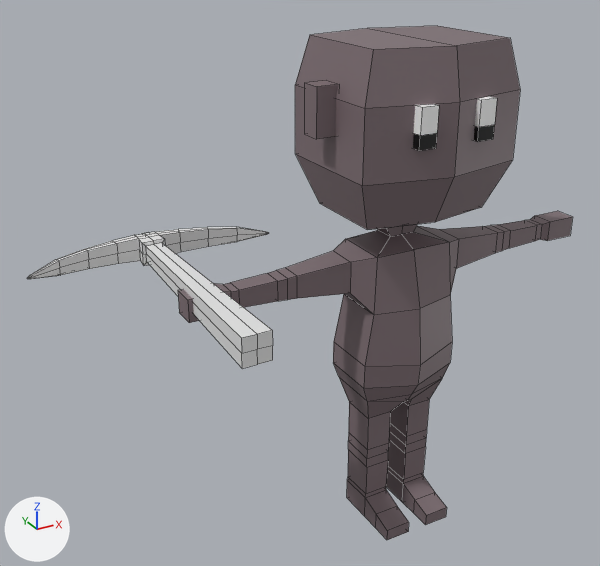
The FBX model Assets/MuratChanges/Base Char.fbx as it was, and as the next commit left it.
Rendered twice from a camera (50 mm lens) standing at (-2.543, 2.067, 1.83) and looking at (-1.267, 4.387, 0.67). Arrows for +X, +Y and +Z are at lower left; the lights stay in place. Mesh edges are drawn as thin lines.

The first picture shows 'Char Base', 'Cube.001'.
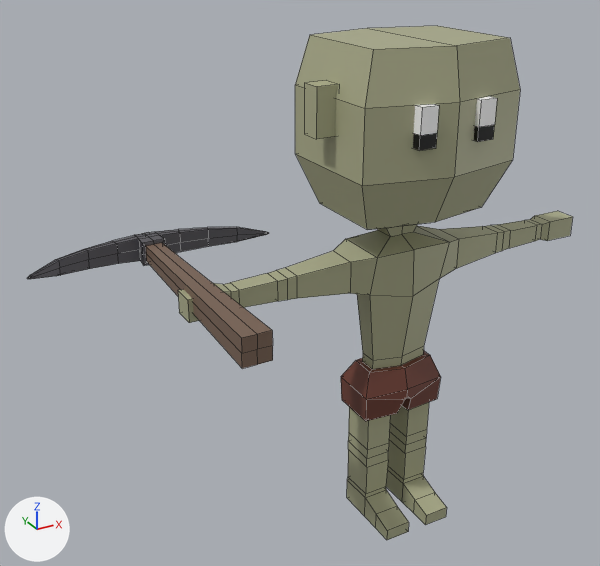
The newer file is also turned or shifted as a whole; pictures and numbers use the older file's frame.

Changed parts and their boxes [x1, y1, x2, y2] in the pictures (600 x 566 px):
'Char Base', recoloured, reshaped: [178, 26, 573, 540] in both
part 1 of me_cube, recoloured (white to brown): [137, 233, 272, 368] in both
part 2 of me_cube, recoloured (grey to brown): [241, 331, 273, 368] in both
part 3 of me_cube, recoloured: [27, 227, 269, 279] in both
part 4 of me_cube_025, built on: before [333, 239, 459, 419]; after [341, 239, 459, 421]

Patch to the scene script:
```diff
--- a/Assets/MuratChanges/Base Char.fbx.py
+++ b/Assets/MuratChanges/Base Char.fbx.py
@@ mat_skin @@
 mat_skin = principled_material('Skin')
-mat_skin.base_color = (0.202, 0.151, 0.166)  # grey #7c6c71
+mat_skin.base_color = (0.406, 0.411, 0.254)  # beige #abac8a
@@ mat_pants @@
+mat_pants = principled_material('Pants')
+mat_pants.base_color = (0.152, 0.0438, 0.0279)  # dark red #6d3b2f
@@ mat_metal @@
+mat_metal = principled_material('Metal')
+mat_metal.base_color = (0.157, 0.152, 0.171)  # grey #6e6d73
+mat_metal.metallic = 0.664
@@ mat_wood @@
+mat_wood = principled_material('Wood')
+mat_wood.base_color = (0.19, 0.121, 0.0843)  # brown #796252
@@ me_cube @@
 me_cube.from_pydata(...)  # 134 vertices, 136 faces; spans x -0.431..0.431, y 0.0..0.93, z -0.046..0.046
 # used by ob_cube_001; location = (-1.698, 3.839, 0.779)
+# me_cube part 1: all 8 faces centred in x -0.036..0.036, y 0.465, z -0.036..0.036 switch from no material to mat_wood (brown #796252)
+# me_cube part 2: all 4 faces centred in x -0.023..0.023, y 0.0, z -0.023..0.023 switch from no material to mat_wood (brown #796252)
+# me_cube part 3: all 120 faces centred in x -0.427..0.427, y 0.784..0.893, z -0.041..0.041 switch from no material to mat_metal (grey #6e6d73)
@@ me_cube_025 @@
 # used by ob_char_base; location = (-0.972, 4.236, -0.25)
-me_cube_025.from_pydata(...)  # 248 vertices, 238 faces; spans x -0.78..0.78, y -0.28..0.26, z 0.0..1.75
+me_cube_025.from_pydata(...)  # 268 vertices, 258 faces; spans x -0.78..0.78, y -0.28..0.26, z 0.0..1.75
+# me_cube_025 part 4
+# 8 vertices are removed from x -0.16..0.16, y -0.11..0.12, z 0.5..0.54
+# 20 faces are deleted
+# 22 vertices move from x -0.19..0.19, y -0.17..0.12, z 0.5..0.88 to x -0.14..0.14, y -0.1..0.11, z 0.5..0.92
+# 28 vertices are added at x -0.16..0.16, y -0.11..0.1, z 0.44..0.63
+# 38 new faces join them, mat_pants (brown #6d3b2e)
+# 2 new faces join them, mat_skin (beige #abac8a)
 me_cube_025.materials.append(mat_skin)
@@ me_cube_025 @@
 me_cube_025.materials.append(mat_white)
+me_cube_025.materials.append(mat_pants)  # dark red #6d3b2f
```
